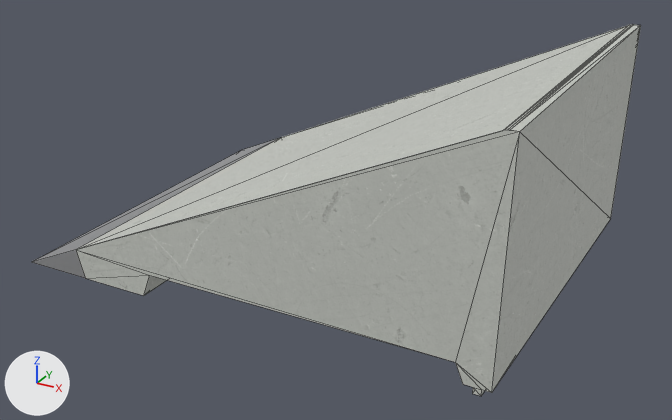
Renders of the glTF model public/katalog/modelle/bank-75.gltf from each side of a commit.
Both versions are drawn from a 50 mm lens placed at (1.42, -2.58, 1.42), pointed at (0.04, -0.08, 0.16). Every picture has the same lights, and +X, +Y and +Z are marked at lower left. The older version comes first. Mesh edges are drawn as thin lines. Vertices at exactly the same position are counted once.

Names of what the first picture shows: 'SK0019_Bank_-75.001'.
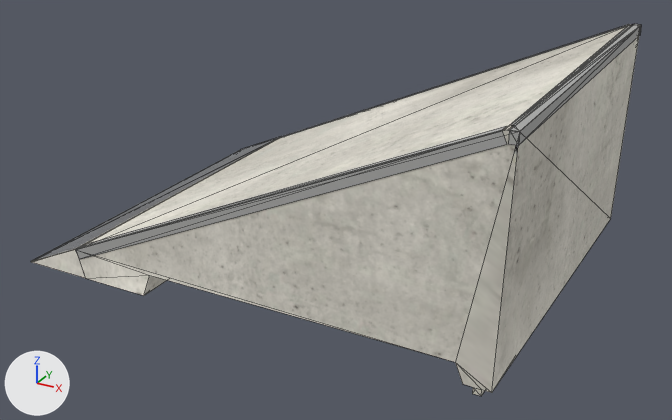
What changed in the scene script:
```text
Add img_bank_75_normal:
    img_bank_75_normal = load_image('bank-75_normal', 'texturen/bank-75_normal.jpg', 2048, 2048, 'Non-Color')
Add img_bank_75_farbe:
    img_bank_75_farbe = load_image('bank-75_farbe', 'texturen/bank-75_farbe.jpg', 2048, 2048, 'sRGB')
Add mat_beton_web_025:
    mat_beton_web_025 = bpy.data.materials.new('Beton_web.025')
    # uses the picture img_bank_75_farbe
    # uses the picture img_bank_75_normal
Add mat_kantenwinkel_web_014:
    mat_kantenwinkel_web_014 = bpy.data.materials.new('Kantenwinkel_web.014')
    # uses the picture img_bank_75_farbe
    # uses the picture img_bank_75_normal
Add mat_stahl_web_019:
    mat_stahl_web_019 = bpy.data.materials.new('Stahl_web.019')
    # uses the picture img_bank_75_farbe
    # uses the picture img_bank_75_normal
Change me_sk0019_bank__75_001:
    used by ob_sk0019_bank__75_001; location = (0.0, 0.0, 0.0)
    remove me_sk0019_bank__75_001.from_pydata(...)  # 34 vertices, 66 faces; spans x -0.82..0.82, y -0.62..0.62, z 0.0..0.73
    add me_sk0019_bank__75_001.from_pydata(...)  # 115 vertices, 192 faces; spans x -0.82..0.82, y -0.63..0.63, z 0.0..0.73
    me_sk0019_bank__75_001 part 1: a new loose piece of 14 vertices spanning x 0.79..0.82, y -0.63..0.63, z 0.7..0.73, in mat_kantenwinkel_web_014
    me_sk0019_bank__75_001 part 2
    34 faces are deleted
    67 vertices are added at x -0.82..0.8, y -0.63..0.63, z 0.0..0.73
    136 new faces join them, mat_beton_web_025
    4 new faces join them, mat_stahl_web_019
    8 new faces join them, mat_kantenwinkel_web_014
    me_sk0019_bank__75_001 part 3: 32 faces spanning x -0.61..0.82, y -0.62..0.62, z 0.0..0.73 switch from mat_beton to mat_beton_web_025
    me_sk0019_bank__75_001 part 4: 2 faces spanning x -0.82..-0.61, y -0.62..0.62, z 0.0..0.1 switch from mat_stahl (white #e1e2e5) to mat_stahl_web_019
    add me_sk0019_bank__75_001.materials.append(mat_kantenwinkel_web_014)
```

Changed parts and their boxes (x1, y1, x2, y2) in the pictures (672 x 420 px):
'SK0019_Bank_-75.001', reshaped: before (32, 24, 641, 396); after (31, 24, 641, 396)
part 1 of me_sk0019_bank__75_001, added: after (508, 24, 641, 146)
part 2 of me_sk0019_bank__75_001, built on: before (32, 136, 519, 396); after (31, 24, 629, 396)
part 3 of me_sk0019_bank__75_001, recoloured: (78, 25, 639, 392) in both
part 4 of me_sk0019_bank__75_001, recoloured: before (32, 138, 279, 262)
